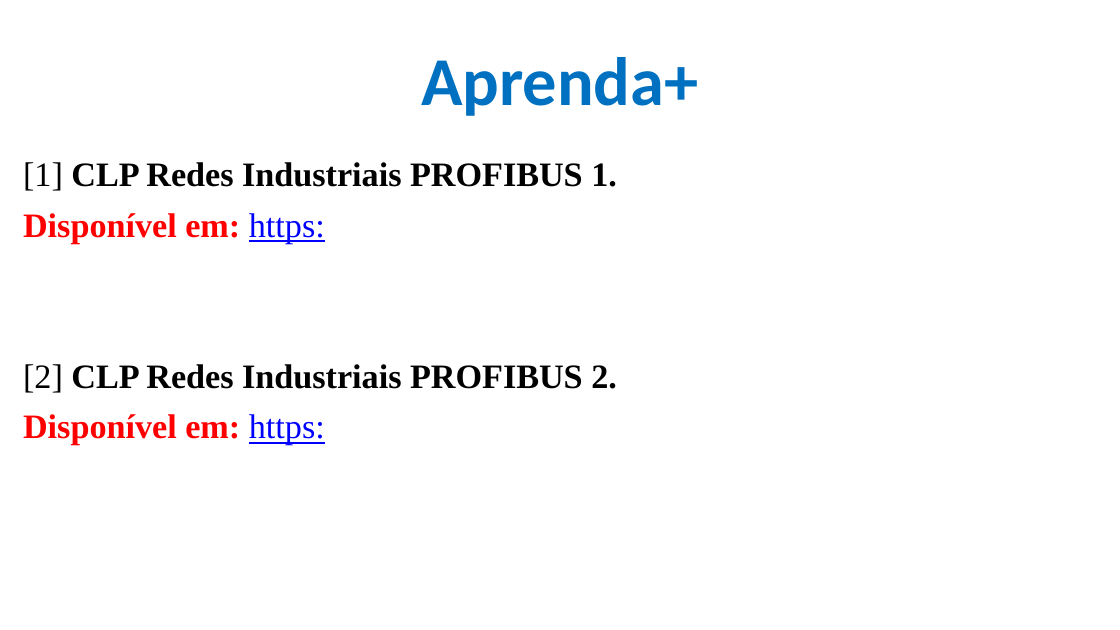
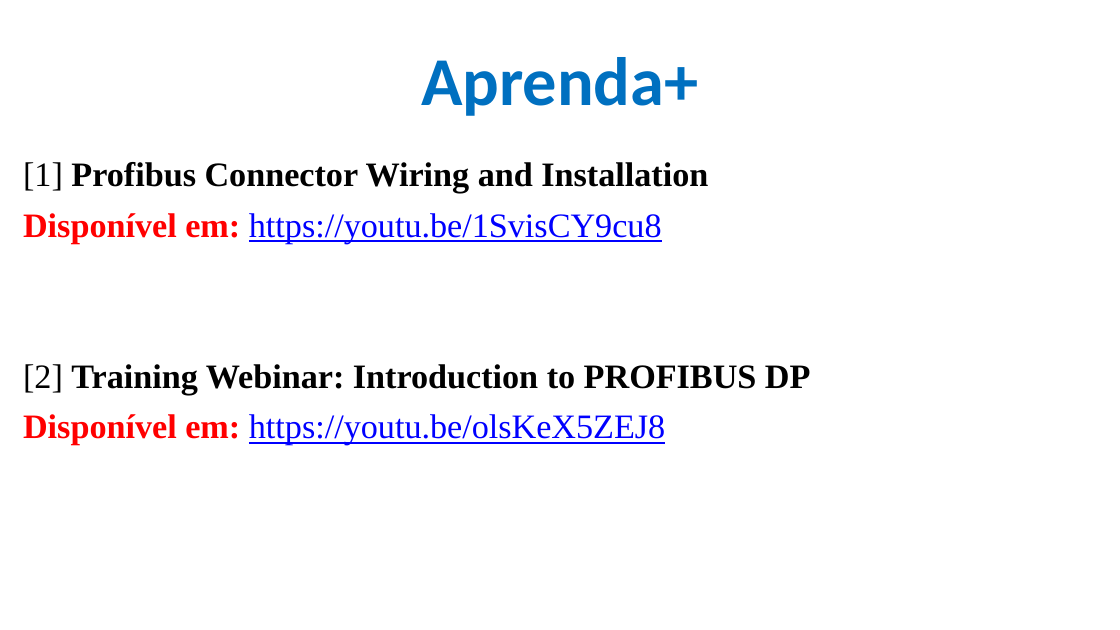
Before and after one commit to CloudEducationBrazil/WydenUniRuyControladoresLogicosProgCLP, a slide deck: slide 21 of 01 Classes/Aula7 - CLP - Redes Industriais PROFIBUS.pptx (slide 5 before the commit). Drawn at 1120x630 pixels with LibreOffice and Linux fonts; fonts in the diff are those of the drawing; background and template pictures are left out. Boxes give left, top, right and bottom in pixels: in the first picture for what was removed or moved away, otherwise in the second. Text is boxed around its words. In the diff, an @@ line names an element or a change of style, - is before the commit and + after.

```diff
--- a/01 Classes/Aula7 - CLP - Redes Industriais PROFIBUS.pptx
+++ b/01 Classes/Aula7 - CLP - Redes Industriais PROFIBUS.pptx
@@ text at box(23, 162, 811, 445): text changed @@
-[1] CLP Redes Industriais PROFIBUS 1.
-Disponível em: https:
-[2] CLP Redes Industriais PROFIBUS 2.
-Disponível em: https:
+[1] Profibus Connector Wiring and Installation
+Disponível em: https://youtu.be/1SvisCY9cu8
+[2] Training Webinar: Introduction to PROFIBUS DP
+Disponível em: https://youtu.be/olsKeX5ZEJ8
```
Also in this commit, not shown: 5 other slides changed, 21 slides added, 11 other files.
